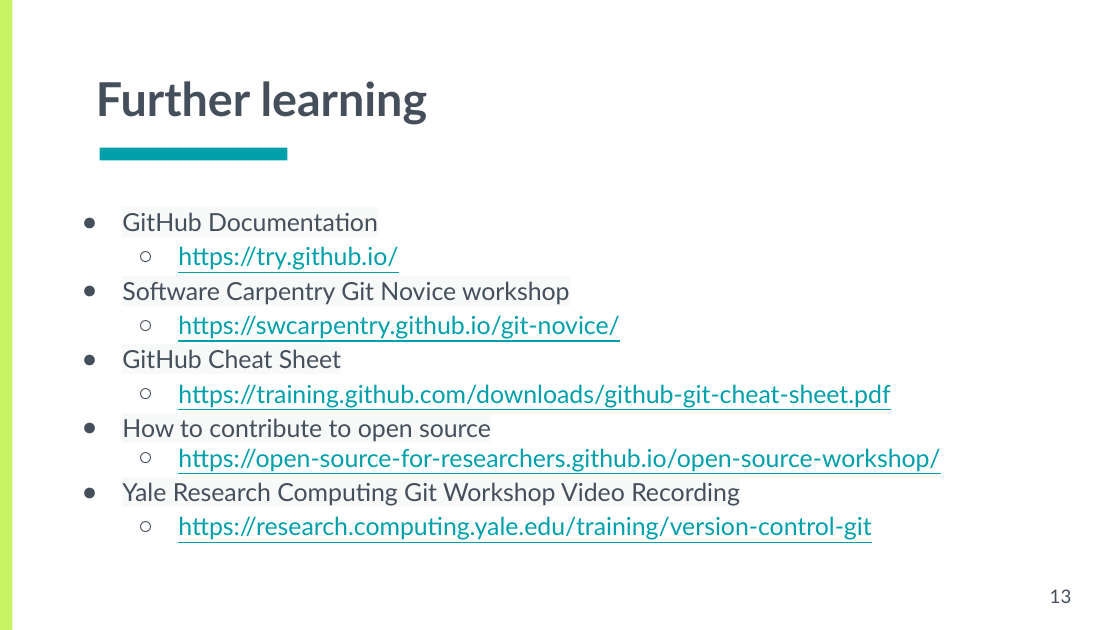
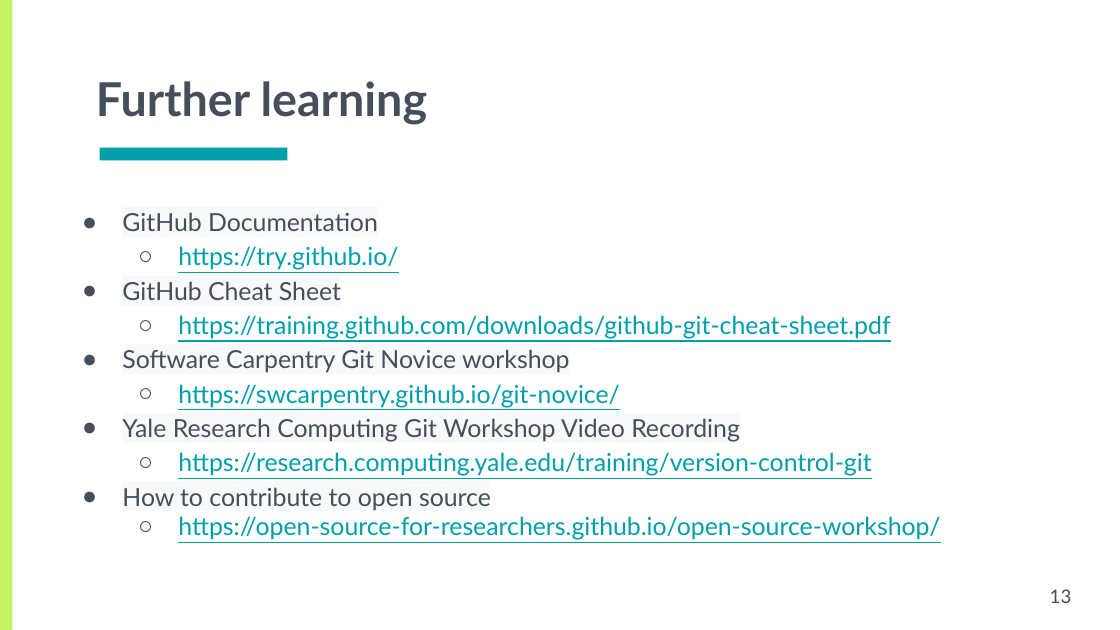
Before and after one commit to CWML/gitdemo, a slide deck: slide 13 of Git & Github_ An Introduction to Version Control.pptx. Drawn at 1120x630 pixels with LibreOffice and Linux fonts; fonts in the diff are those of the drawing. Boxes give left, top, right and bottom in pixels: in the first picture for what was removed or moved away, otherwise in the second. Text is boxed around its words. In the diff, an @@ line names an element or a change of style, - is before the commit and + after.

Commit message:
links.md added and powerpoint updated.

```diff
--- a/Git & Github_ An Introduction to Version Control.pptx
+++ b/Git & Github_ An Introduction to Version Control.pptx
@@ text at (x1=122, y1=281, x2=890, y2=339): paragraphs added @@
+● GitHub Cheat Sheet
+  ○ https://training.github.com/downloads/github-git-cheat-sheet.pdf
@@ text at (x1=122, y1=418, x2=871, y2=476): text changed @@
-● GitHub Cheat Sheet
-  ○ https://training.github.com/downloads/github-git-cheat-sheet.pdf
+● Yale Research Computing Git Workshop Video Recording
+  ○ https://research.computing.yale.edu/training/version-control-git
@@ text at (x1=122, y1=482, x2=871, y2=540): paragraphs removed @@
-● Yale Research Computing Git Workshop Video Recording
-  ○ https://research.computing.yale.edu/training/version-control-git
```
Also in this commit, not shown: 2 other files.
